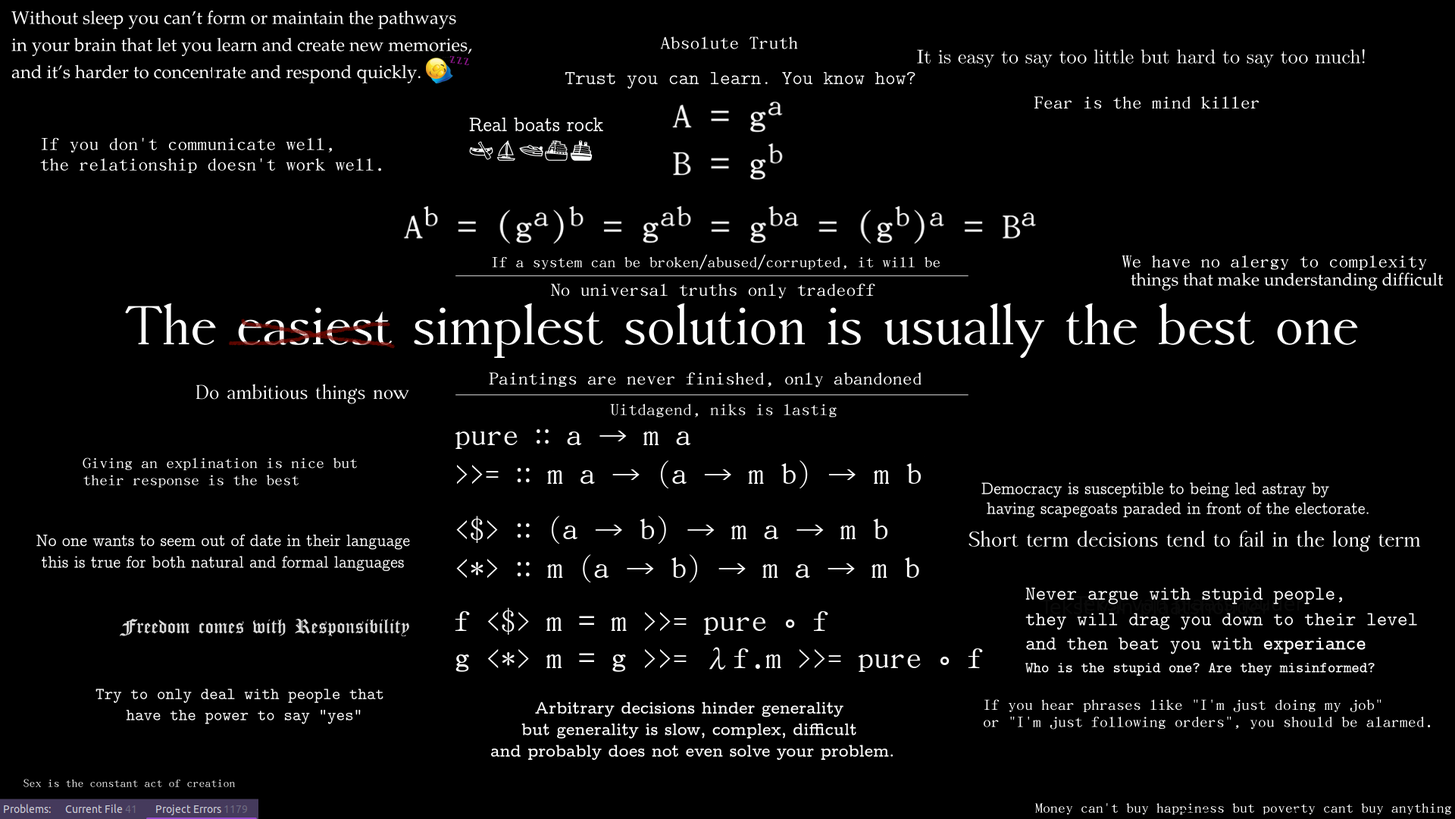
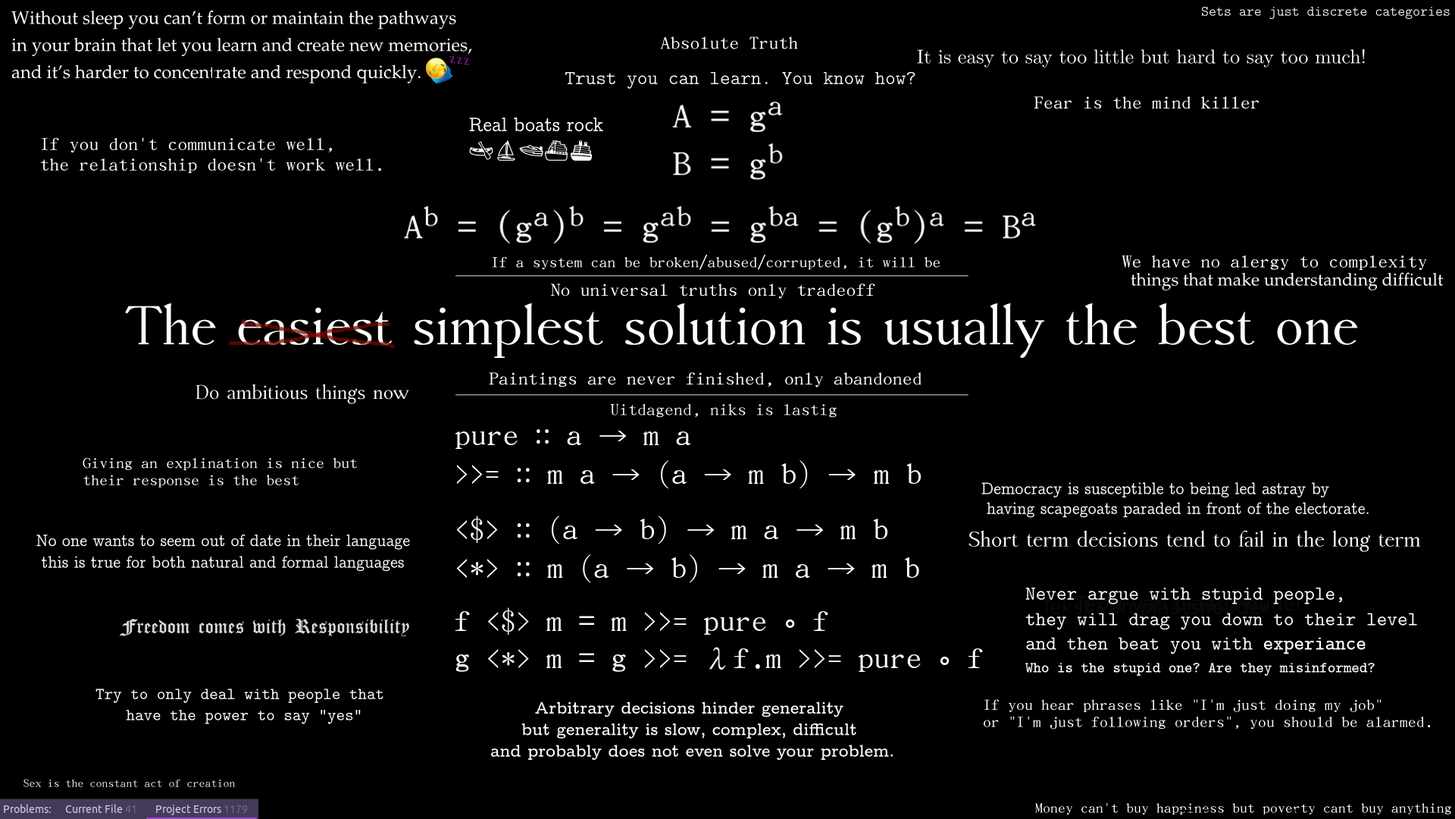
Layer changes from the first (1455, 819) image to the second:
painted on "Tekenlaag 3 (geplakt)" over [1202, 6, 1451, 19]
painted on "sleep + arbitrary hinders" over [1202, 6, 1451, 19]
painted on "background" over [1202, 6, 1451, 19]
